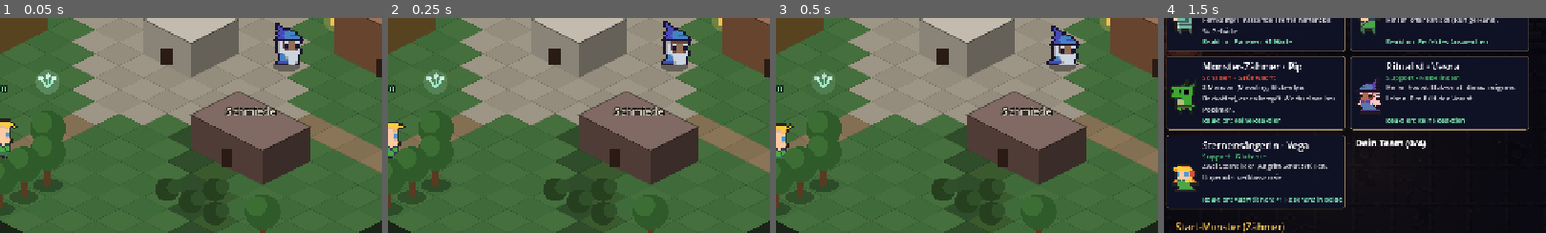
Above: before the commit, frames 1-4 (left to right).
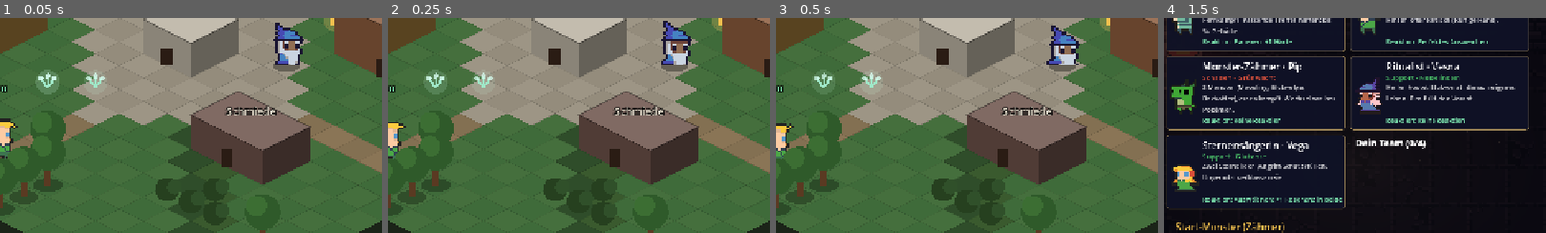
Above: after the commit, the same moments.

Repository: CazeX-studio/MiniKampf
Game: Godot game, scene res://scenes/kreuzweg.tscn
The game is run twice, just before and just after one commit, with the same random seed, the same clock (stepped at 60 frames per second) and the same inputs. This scene is started directly instead of the project's main scene.
Inputs:
- Up to frame 1 (0.05 s): no input
- Up to frame 2 (0.25 s): no input
- Up to frame 3 (0.5 s): no input
- Up to frame 4 (1.5 s): click "Menü" at 0.5 s; click "Kampf-Sandbox Alle 11 Klassen…" at 1.25 s
The pictures show only the part of the screen within x 50-100%, y 17-67%; the shares and areas given below are measured in that part.

The runs differ from the first frame. In frame 1, 0.1% of the frame differs, in the area x 22-28%, y 25-33%; in frame 2, 0.1%; in frame 3, 0.1%; in frame 4, nothing differs.

Commit message:
Drittes Silberkraut sichtbar platziert; Gruppe behält den Splitter nach der Pilzhöhle
Co-Authored-By: Claude Opus 5.5 <noreply@anthropic.com>

Diff:
--- a/data/gegenstaende.json
+++ b/data/gegenstaende.json
@@ -1,5 +1,6 @@
 {
 	"kraut": {"name": "Silberkraut", "beschreibung": "Ein Heilkraut, das zwischen den Pflastersteinen wächst.", "preis": 2},
 	"heiltrank": {"name": "Heiltrank", "beschreibung": "Heilt im Kampf etwas Leben.", "preis": 15},
+	"sternensplitter": {"name": "Sternensplitter", "beschreibung": "Ein Splitter aus dem Sternenfall. Belohnung aus Dungeons. Er summt leise.", "preis": 0},
 	"sternentafel": {"name": "Sternentafel", "beschreibung": "Das Spielfeld für Kreuzweg-Karten. Viel zu teuer.", "preis": 5000}
 }
--- a/data/kreuzweg.json
+++ b/data/kreuzweg.json
@@ -4,7 +4,7 @@
 	},
 	"sammelpunkte": [
 		{"gegenstand": "kraut", "feld": [8, 8]},
-		{"gegenstand": "kraut", "feld": [14, 12]},
+		{"gegenstand": "kraut", "feld": [10, 14]},
 		{"gegenstand": "kraut", "feld": [9, 15]}
 	]
 }
--- a/scripts/kampf/combat.gd
+++ b/scripts/kampf/combat.gd
@@ -838,7 +838,7 @@
 	var sub := Label.new()
 	sub.text = "Kampfauswertung · %d Züge · Welle %d von %d · %s" % [state.turns, state.wave + 1, state.waves.size(), Sandbox.ENCOUNTERS[state.encounter].name]
 	if won and state.dungeon != null:
-		sub.text += " · Urbaum gefällt" if Sandbox.pilz_choice == "faellen" else " · Urbaum gerettet"
+		sub.text += (" · Urbaum gefällt" if Sandbox.pilz_choice == "faellen" else " · Urbaum gerettet") + " · Belohnung: Sternensplitter"
 	sub.add_theme_font_size_override("font_size", 18)
 	sub.add_theme_color_override("font_color", Color("f2c14e"))
 	sub.horizontal_alignment = HORIZONTAL_ALIGNMENT_CENTER
--- a/scripts/kampf/pilzhoehle.gd
+++ b/scripts/kampf/pilzhoehle.gd
@@ -398,7 +398,7 @@
 
 const FINAL_CHOICES: Array[Dictionary] = [
 	{id = "faellen", name = "Baum fällen, großen Splitter mitnehmen", info = "Der große Splitter gehört euch. Der Urbaum stirbt."},
-	{id = "retten", name = "Splitter herausschneiden, Baum retten", info = "Grünwacht blüht auf, besserer Ruf bei den Zähmern"},
+	{id = "retten", name = "Splitter herausschneiden, Baum retten", info = "Ihr behaltet den Splitter. Grünwacht blüht auf, besserer Ruf bei den Zähmern"},
 ]
 
 
@@ -411,5 +411,5 @@
 		c.add_log("[color=#c8a0ff]Ihr fällt den Urbaum und nehmt den großen Splitter mit.[/color] Er summt leise in eurem Gepäck. "
 			+ "Über Grünwacht bleibt es grau.")
 	else:
-		c.add_log("[color=#8affc1]Vorsichtig schneidet ihr den Splitter heraus. Der Urbaum atmet auf.[/color] "
+		c.add_log("[color=#8affc1]Vorsichtig schneidet ihr den Splitter heraus und nehmt ihn mit. Der Urbaum atmet auf.[/color] "
 			+ "Grünwacht blüht auf, und die Zähmer werden davon hören (besserer Ruf).")
Not shown, changed: FORTSCHRITT.md
